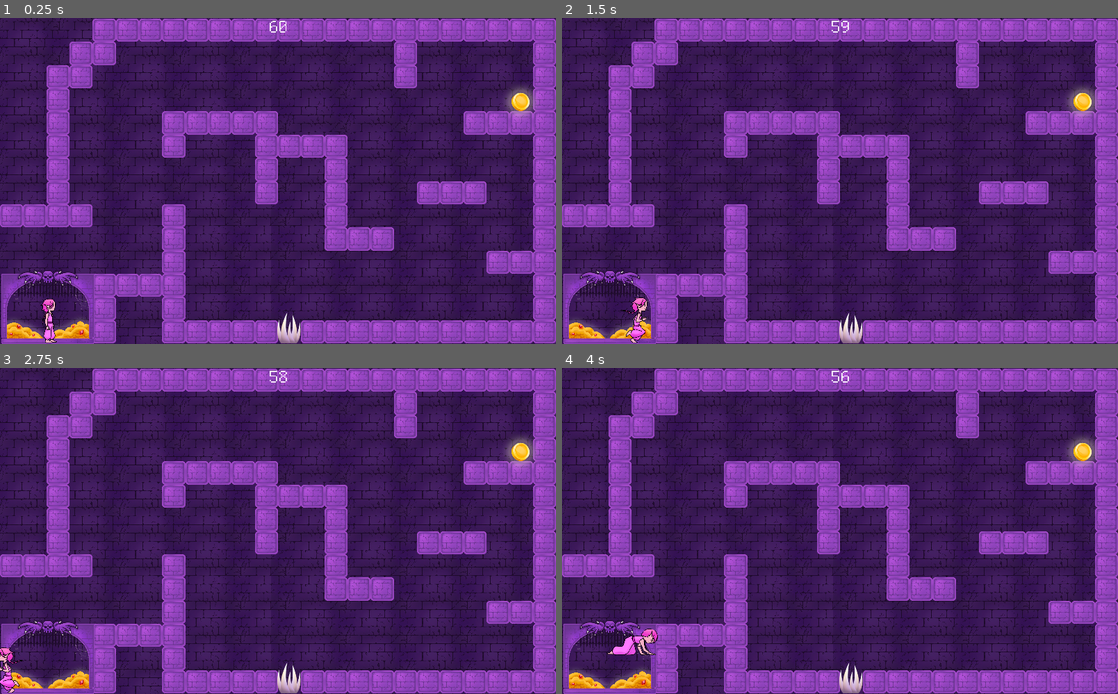
Above: before the commit, frames 1-4 (two rows, left to right).
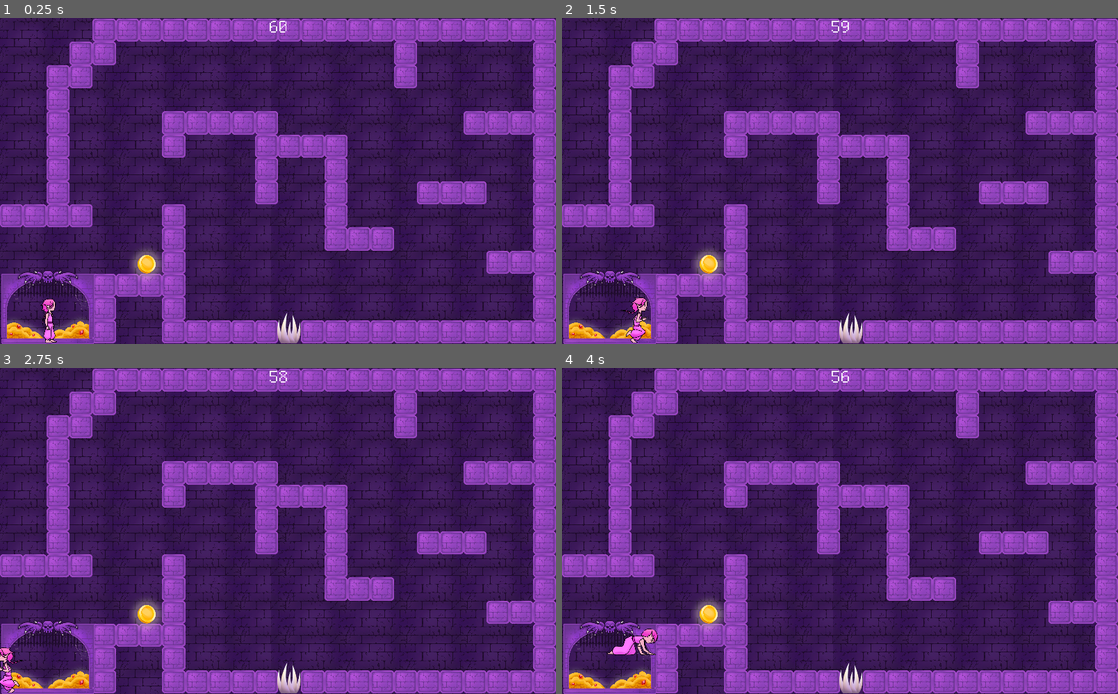
Above: after the commit, the same moments.

Repository: jneen/mini-jam-gold
Game: Godot game, scene res://src/scenes/game/game.tscn
The game is run twice, just before and just after one commit, with the same random seed, the same clock (stepped at 60 frames per second) and the same inputs. This scene is started directly instead of the project's main scene.
Inputs (mouse positions are in pixels of both pictures, inside the frame that each line leads up to):
- Up to frame 1 (0.25 s): no input
- Up to frame 2 (1.5 s): tap Enter at 0.5 s; move the mouse to (962, 164) at 0.52 s; hold X (interact) 0.53-1.28 s; hold D (walk_right) from 0.53 s (still down); tap Space (jump) at 0.77 s; move the mouse to (728, 197) at 1.27 s; tap Down (duck) at 1.35 s
- Up to frame 3 (2.75 s): tap Space (jump) at 1.52 s; tap X (interact) at 1.55 s; move the mouse to (333, 459) at 2.02 s; release D (walk_right) at 2.03 s; hold A (walk_left) from 2.03 s (still down); hold X (interact) from 2.03 s (still down)
- Up to frame 4 (4 s): move the mouse to (812, 596) at 2.77 s; release A (walk_left) at 2.78 s; release X (interact) at 2.78 s; hold D (walk_right) from 2.78 s (still down); tap X (interact) at 2.85, 3.8 s; tap Space (jump) at 3.02, 3.77 s; move the mouse to (1006, 579) at 3.52 s; hold Down (duck) from 3.53 s (still down)

The runs differ from the first frame. In frame 1, 0.8% of the frame differs, in the area x 23-97%, y 21-81%; in frame 2, 0.8%; in frame 3, 0.8%; in frame 4, 0.8%.

Commit message:
grabbing and throwing

Diff:
--- a/src/scenes/game/coin.gd
+++ b/src/scenes/game/coin.gd
@@ -1,12 +1,20 @@
 extends RigidBody2D
 
 var held : bool = false
+var original_gravity_scale = 0
 
 func _on_Coininteractzone_body_entered(body):
-	if body.is_in_group("Player"):
-		print("CARRIED RN")
-		held = true
-		hide()
+	if not $GrabCooldownTimer.is_stopped(): return
+	if body.is_in_group("Player") and Input.is_action_pressed('interact'):
+		body.carry(self)
 
-func get_collision():
-	return $CollisionShape2D
+func disable_physics():
+	print('disable_physics')
+	$CollisionShape2D.set_deferred('disabled', true)
+	original_gravity_scale = self.gravity_scale
+	self.gravity_scale = 0
+
+func enable_physics():
+	print('enable_physics')
+	$CollisionShape2D.set_deferred('disabled', false)
+	self.gravity_scale = original_gravity_scale
--- a/src/scenes/game/game.tscn
+++ b/src/scenes/game/game.tscn
@@ -12,9 +12,10 @@
 [ext_resource path="res://src/scenes/game/game_setup.gd" type="Script" id=10]
 [ext_resource path="res://src/scenes/game/treasury.gd" type="Script" id=11]
 [ext_resource path="res://src/scenes/game/Debuglevel.gd" type="Script" id=12]
-[ext_resource path="res://src/scenes/game/Coin.tscn" type="PackedScene" id=13]
+[ext_resource path="res://assets/props/coin.png" type="Texture" id=13]
 [ext_resource path="res://assets/font/FreePixel.ttf" type="DynamicFontData" id=14]
 [ext_resource path="res://src/scenes/game/scorelbale.gd" type="Script" id=15]
+[ext_resource path="res://src/scenes/game/coin.gd" type="Script" id=16]
 
 [sub_resource type="ConvexPolygonShape2D" id=1]
 points = PoolVector2Array( 0, 16, 4, 8, 8, 4, 16, 0, 112, 0, 120, 4, 124, 8, 128, 16, 128, 112, 124, 120, 120, 124, 112, 128, 16, 128, 8, 124, 4, 120, 0, 112 )
@@ -378,6 +379,15 @@
 } ]
 14/z_index = 0
 
+[sub_resource type="PhysicsMaterial" id=21]
+rough = true
+
+[sub_resource type="CircleShape2D" id=22]
+radius = 52.2538
+
+[sub_resource type="RectangleShape2D" id=23]
+extents = Vector2( 64, 64 )
+
 [sub_resource type="RectangleShape2D" id=19]
 extents = Vector2( 640, 397.856 )
 
@@ -417,9 +427,29 @@
 
 [node name="Entities" type="Node2D" parent="World"]
 
-[node name="Coin" parent="World/Entities" instance=ExtResource( 13 )]
-position = Vector2( 1342.05, -450.036 )
+[node name="Coin" type="RigidBody2D" parent="World/Entities" groups=[
+"Coin",
+]]
+position = Vector2( -724.504, 450.769 )
+mode = 2
 mass = 0.00612245
+physics_material_override = SubResource( 21 )
+gravity_scale = 32.0
+script = ExtResource( 16 )
+
+[node name="Sprite" type="Sprite" parent="World/Entities/Coin"]
+texture = ExtResource( 13 )
+
+[node name="CollisionShape2D" type="CollisionShape2D" parent="World/Entities/Coin"]
+position = Vector2( 0, -1.05946 )
+shape = SubResource( 22 )
+
+[node name="GrabCooldownTimer" type="Timer" parent="World/Entities/Coin"]
+
+[node name="Coininteractzone" type="Area2D" parent="World/Entities/Coin"]
+
+[node name="CollisionShape2D2" type="CollisionShape2D" parent="World/Entities/Coin/Coininteractzone"]
+shape = SubResource( 23 )
 
 [node name="treasury" type="Sprite" parent="World/Entities"]
 position = Vector2( -1270.92, 693.597 )
@@ -522,5 +552,8 @@
 [node name="Debuglevel" type="Node2D" parent="."]
 script = ExtResource( 12 )
 
+[connection signal="timeout" from="World/Entities/Coin/GrabCooldownTimer" to="World/Entities/Coin" method="_on_GrabCooldownTimer_timeout"]
+[connection signal="body_entered" from="World/Entities/Coin/Coininteractzone" to="World/Entities/Coin" method="_on_Coininteractzone_body_entered"]
+[connection signal="body_exited" from="World/Entities/Coin/Coininteractzone" to="World/Entities/Coin" method="_on_Coininteractzone_body_exited"]
 [connection signal="body_entered" from="World/Entities/treasury/Area2D" to="World/Entities/treasury" method="_on_Area2D_body_entered"]
 [connection signal="timeout" from="Cam/CL/Label/Timer" to="Cam/CL/Label" method="_on_Timer_timeout"]
--- a/src/scenes/game/player.gd
+++ b/src/scenes/game/player.gd
@@ -21,7 +21,7 @@
 export (float, 0, 1.0) var air_acceleration = 0.1
 export (float, 0, 1.0) var collision_momentum_dropoff = 0.1
 export (Vector2) var carry_offset = Vector2(64, -32)
-export (Vector2) var throw_force = Vector2(200, -1000)
+export (Vector2) var throw_force = Vector2(1700, -700)
 
 var coins : int = 0
 var invicible : bool = false
@@ -114,8 +114,10 @@
 	print(object)
 	held_item = object
 	held_item_original_parent = object.get_parent()
-	#object.held = true
-	object.hide()
+	held_item_original_parent.remove_child(object)
+	add_child(object)
+	object.position = carry_offset
+	object.disable_physics()
 
 func pick_speed():
 	if is_wearing_crown: return run_speed
@@ -170,6 +172,14 @@
 
 	if is_moving_right():
 		sprite.flip_h = false
+
+	if held_item:
+		var dir = 1
+		if sprite.flip_h: dir = -1
+		if sign(held_item.position.x) != sign(facing_dir):
+			held_item.position.x *= -1
+
+
 
 	play_move_sprite()
 
@@ -237,18 +247,19 @@
 	return Vector2(facing_dir, 1) * v
 
 func drop_item():
+	var current_position = held_item.global_position
 	held_item.sleeping = false
-	held_item.held = false
+
 	remove_child(held_item)
 	held_item_original_parent.add_child(held_item)
-	held_item.get_collision().disabled = false
+	held_item.global_position = current_position
+
+	held_item.enable_physics()
 	self.held_item = null
 
 func _physics_process(delta):
 	if held_item:
-		if Input.is_action_pressed("interact"):
-			held_item.global_position = self.global_position + direct_vector(carry_offset)
-		else:
+		if not Input.is_action_pressed("interact"):
 			var item = held_item
 			drop_item()
 			item.set_axis_velocity(direct_vector(throw_force))
--- a/src/scenes/game/player.tscn
+++ b/src/scenes/game/player.tscn
@@ -14,69 +14,69 @@
 
 [sub_resource type="AtlasTexture" id=2]
 flags = 4
+atlas = ExtResource( 2 )
+region = Rect2( 0, 0, 171, 273 )
+
+[sub_resource type="AtlasTexture" id=3]
+flags = 4
+atlas = ExtResource( 2 )
+region = Rect2( 171, 0, 171, 273 )
+
+[sub_resource type="AtlasTexture" id=4]
+flags = 4
+atlas = ExtResource( 2 )
+region = Rect2( 342, 0, 171, 273 )
+
+[sub_resource type="AtlasTexture" id=5]
+flags = 4
+atlas = ExtResource( 2 )
+region = Rect2( 513, 0, 171, 273 )
+
+[sub_resource type="AtlasTexture" id=6]
+flags = 4
+atlas = ExtResource( 2 )
+region = Rect2( 684, 0, 171, 273 )
+
+[sub_resource type="AtlasTexture" id=7]
+flags = 4
+atlas = ExtResource( 2 )
+region = Rect2( 855, 0, 171, 273 )
+
+[sub_resource type="AtlasTexture" id=8]
+flags = 4
+atlas = ExtResource( 7 )
+region = Rect2( 0, 0, 291, 201 )
+
+[sub_resource type="AtlasTexture" id=9]
+flags = 4
+atlas = ExtResource( 7 )
+region = Rect2( 291, 0, 291, 201 )
+
+[sub_resource type="AtlasTexture" id=10]
+flags = 4
 atlas = ExtResource( 8 )
 region = Rect2( 0, 0, 130, 251 )
 
-[sub_resource type="AtlasTexture" id=3]
+[sub_resource type="AtlasTexture" id=11]
 flags = 4
 atlas = ExtResource( 8 )
 region = Rect2( 130, 0, 130, 251 )
 
-[sub_resource type="AtlasTexture" id=4]
-flags = 4
-atlas = ExtResource( 2 )
-region = Rect2( 0, 0, 171, 273 )
-
-[sub_resource type="AtlasTexture" id=5]
-flags = 4
-atlas = ExtResource( 2 )
-region = Rect2( 171, 0, 171, 273 )
-
-[sub_resource type="AtlasTexture" id=6]
-flags = 4
-atlas = ExtResource( 2 )
-region = Rect2( 342, 0, 171, 273 )
-
-[sub_resource type="AtlasTexture" id=7]
-flags = 4
-atlas = ExtResource( 2 )
-region = Rect2( 513, 0, 171, 273 )
-
-[sub_resource type="AtlasTexture" id=8]
-flags = 4
-atlas = ExtResource( 2 )
-region = Rect2( 684, 0, 171, 273 )
-
-[sub_resource type="AtlasTexture" id=9]
-flags = 4
-atlas = ExtResource( 2 )
-region = Rect2( 855, 0, 171, 273 )
-
-[sub_resource type="AtlasTexture" id=10]
-flags = 4
-atlas = ExtResource( 7 )
-region = Rect2( 0, 0, 291, 201 )
-
-[sub_resource type="AtlasTexture" id=11]
-flags = 4
-atlas = ExtResource( 7 )
-region = Rect2( 291, 0, 291, 201 )
-
 [sub_resource type="SpriteFrames" id=12]
 animations = [ {
-"frames": [ SubResource( 2 ), SubResource( 3 ) ],
-"loop": true,
-"name": "idle",
-"speed": 5.0
-}, {
-"frames": [ SubResource( 4 ), SubResource( 5 ), SubResource( 6 ), SubResource( 7 ), SubResource( 8 ), SubResource( 9 ) ],
+"frames": [ SubResource( 2 ), SubResource( 3 ), SubResource( 4 ), SubResource( 5 ), SubResource( 6 ), SubResource( 7 ) ],
 "loop": true,
 "name": "run",
 "speed": 10.0
 }, {
+"frames": [ SubResource( 8 ), SubResource( 9 ) ],
+"loop": true,
+"name": "crawl",
+"speed": 5.0
+}, {
 "frames": [ SubResource( 10 ), SubResource( 11 ) ],
 "loop": true,
-"name": "crawl",
+"name": "idle",
 "speed": 5.0
 } ]
 
--- a/src/scenes/game/treasury.gd
+++ b/src/scenes/game/treasury.gd
@@ -4,12 +4,5 @@
 	return null
 
 func _on_Area2D_body_entered(body):
-	if body.is_in_group("Player"):
-		if $"../../../World/Entities/Coin".held:
-			print("yea")
-			$"../../../Players/Player".coins += 1
-			$"../../../World/Entities/Coin".held = false
-			$"../../../World/Entities/Coin".show()
-			$"../../../Players/Player".held_item = null
-		else:
-			print("   " + str($"../../../World/Entities/Coin".held))
+	# TODO: winning
+	print('TODO: winning')
Not shown: 2 places in src/scenes/game/Coin.tscn that only renumber resources
Not shown: 1 places in src/scenes/game/game.tscn that only renumber resources
